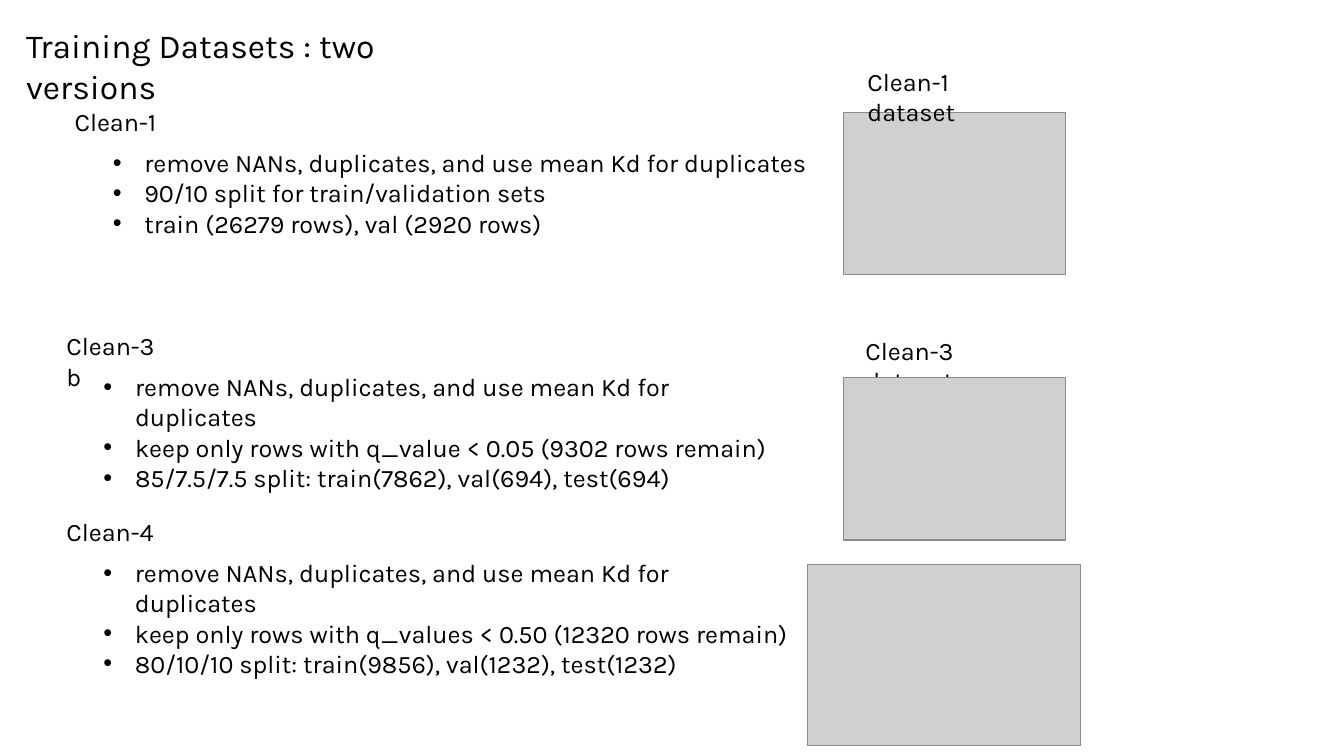
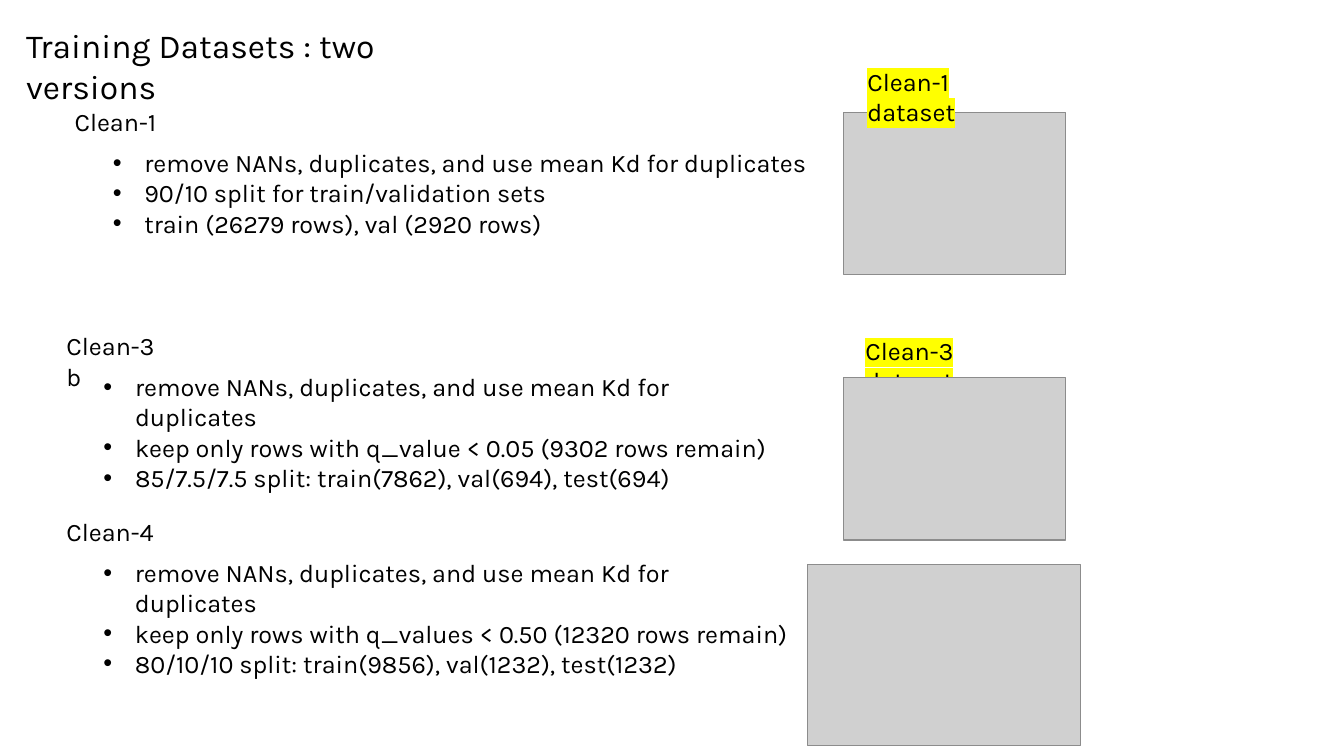
Before and after one commit to planaria158/BERT-antibody-antigen-binding-energy, a slide deck: slide 4 of Homework-aAlphaBio.pptx. Drawn at 1344x756 pixels with LibreOffice and Linux fonts; fonts in the diff are those of the drawing; grey boxes stand for pictures. Boxes give left, top, right and bottom in pixels: in the first picture for what was removed or moved away, otherwise in the second. Text is boxed around its words. In the diff, an @@ line names an element or a change of style, - is before the commit and + after.

```diff
--- a/Homework-aAlphaBio.pptx
+++ b/Homework-aAlphaBio.pptx
@@ text "Clean-1 dataset" at box(867, 73, 955, 122): highlight none to #FFFF00 @@
@@ text "Clean-3 dataset" at box(865, 342, 953, 378): highlight none to #FFFF00 @@
```
Also in this commit, not shown: 6 other slides changed, 2 slides added, 1 slide removed.
